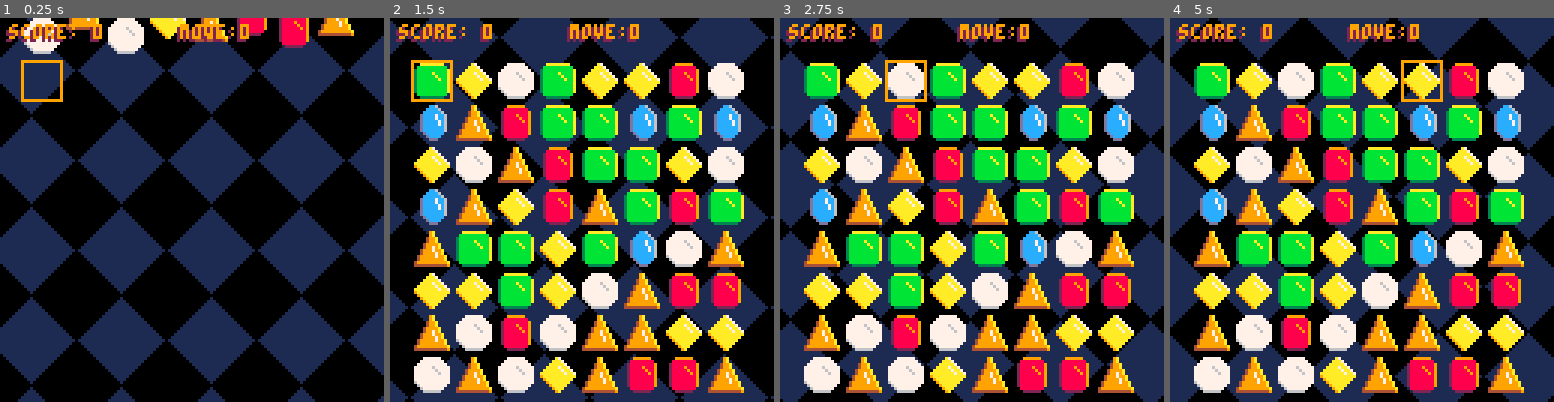
Above: before the commit, frames 1-4 (left to right).
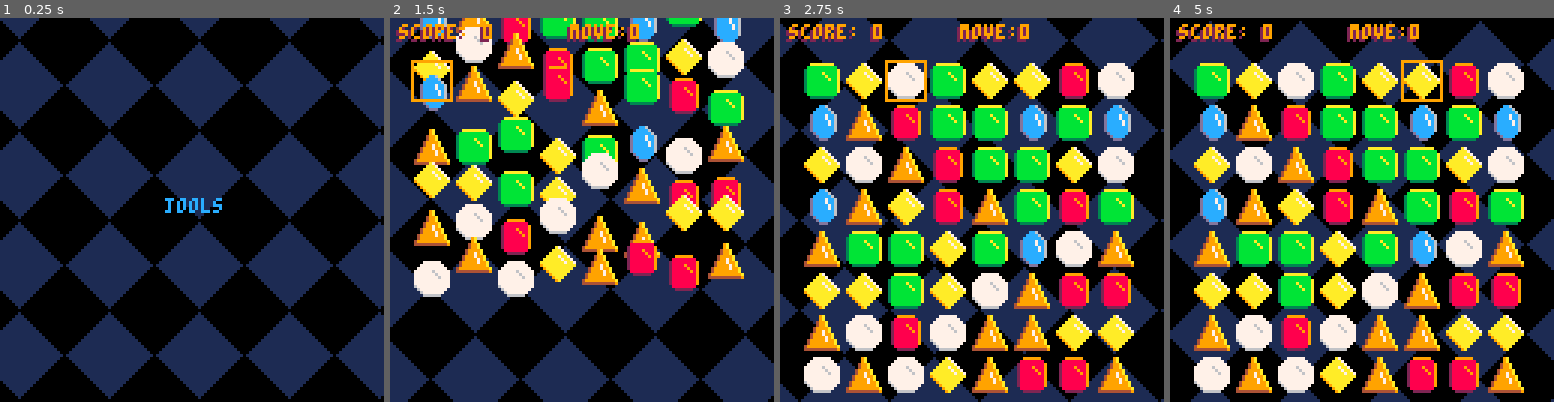
Above: after the commit, the same moments.

Repository: LuosRestil/pico8
Game: PICO-8 cartridge match3/match3.p8
The game is run twice, just before and just after one commit, with the same random seed, the same clock (stepped at 60 frames per second) and the same inputs.
Inputs:
- Up to frame 1 (0.25 s): no input
- Up to frame 2 (1.5 s): tap O (Z key) at 0.7 s
- Up to frame 3 (2.75 s): hold Right 1.6-2.1 s; tap O (Z key) at 1.7, 2.1, 2.5 s; hold Up 2.15-2.42 s; hold Right from 2.47 s (still down)
- Up to frame 4 (5 s): tap O (Z key) every 0.4 s from 2.9 to 4.9 s; release Right at 3.03 s; hold Left 3.08-3.58 s; hold Down 3.63-3.97 s; hold Right 4.02-4.68 s; hold Up from 4.73 s (still down)

The runs differ from the first frame. In frame 1, 34% of the frame differs, in the area x 0-100%, y 0-100%; in frame 2, 73%; in frame 3, 46%; in frame 4, 53%.

Commit message:
match3 basic title

Diff:
--- a/match3/match3.p8
+++ b/match3/match3.p8
@@ -6,25 +6,115 @@
 jsize=14 -- j="jewel"
 padx=jsize/2
 pady=jsize
-curr={0,0}
 jspr=split("1,3,5,7,9,11")
 jgrid={}
-selected=nil
 gravity=0.4
 swapspd=jsize/4
 swapeps=0.01
+
+bgosx,bgosy=0,0
+
+--game vars
+curr={0,0}
+selected=nil
+score,mvscore,mul,max_move=0,0,0,0
 ps={} --particles
 txt={}
 
-bgosx,bgosy=0,0
-
-score,mvscore,mul,max_move=0,0,0,0
+state="start"
 
 function _init()
-	init_jgrid()
+
 end
 
 function _update()
+	update_bg()
+	if state=="start" then
+		update_start()
+	elseif state=="game" then
+		update_game()
+	elseif state=="end" then
+		update_end()
+	end
+	update_bg()
+end
+
+function _draw()
+	draw_bg()
+	if state=="start" then
+		draw_start()
+	elseif state=="game" then
+		draw_game()
+	elseif state=="end" then
+		draw_end()
+	end
+end
+
+
+function update_bg()
+	bgosx+=0.5
+	bgosy-=0.5
+	bgosx%=30
+	bgosy%=30
+end
+
+function draw_bg()
+	cls()
+	for i=-bgosx,128,30 do
+		for j=-bgosy,128,30 do
+			spr(64,i,j,4,4)
+		end
+	end
+end
+-->8
+--start
+function init_start()
+
+end
+
+function update_start()
+	if btnp(🅾️) then
+		state="game"
+		init_game()
+	end
+end
+
+function draw_start()
+	print("jools",55,60,12)
+end
+-->8
+--game
+function init_game()
+	score=0
+	mvscore=0
+	mul=0
+	curr=0
+	curr={0,0}
+	selected=nil
+	ps={}
+	txt={}
+	local grid={}
+	for r=1,h do
+		add(grid,{})
+		for c=1,w do
+			local gen=true
+			--ensure no matches
+			while gen do
+				gen=false
+				local nj=new_jewel()
+				nj.offset={0,-128+rnd()*10}
+				nj.fall=true
+				grid[#grid][c]=nj
+				if has_matches(grid) then
+					gen=true
+				end
+			end
+		end
+	end
+	jgrid=grid
+end
+
+function update_game()
 	--move cursor
 	if btnp(➡️) then curr[1]+=1 end
 	if btnp(⬅️) then curr[1]-=1 end
@@ -56,8 +146,7 @@
 	update_particles()
 end
 
-function _draw()
-	draw_bg()
+function draw_game()
 	draw_grid()
 	draw_particles()
 	print_score()
@@ -96,28 +185,6 @@
 			selx+jsize-1,
 			sely+jsize-1,14)
 	end
-end
-
-function init_jgrid()
-	local grid={}
-	for r=1,h do
-		add(grid,{})
-		for c=1,w do
-			local gen=true
-			--ensure no matches
-			while gen do
-				gen=false
-				local nj=new_jewel()
-				nj.offset={0,-128+rnd()*10}
-				nj.fall=true
-				grid[#grid][c]=nj
-				if has_matches(grid) then
-					gen=true
-				end
-			end
-		end
-	end
-	jgrid=grid
 end
 
 function animate()
@@ -454,19 +521,6 @@
 	end
 end
 
-function draw_bg()
-	cls()
-	for i=-bgosx,128,30 do
-		for j=-bgosy,128,30 do
-			spr(64,i,j,4,4)
-		end
-	end
-	bgosx+=0.5
-	bgosy-=0.5
-	bgosx%=30
-	bgosy%=30
-end
-
 function keyify(a,b)
 	return a..":"..b
 end
@@ -509,6 +563,8 @@
 	return false
 	]]
 end
+-->8
+--end
 -->8
 --meta
 jmeta={
